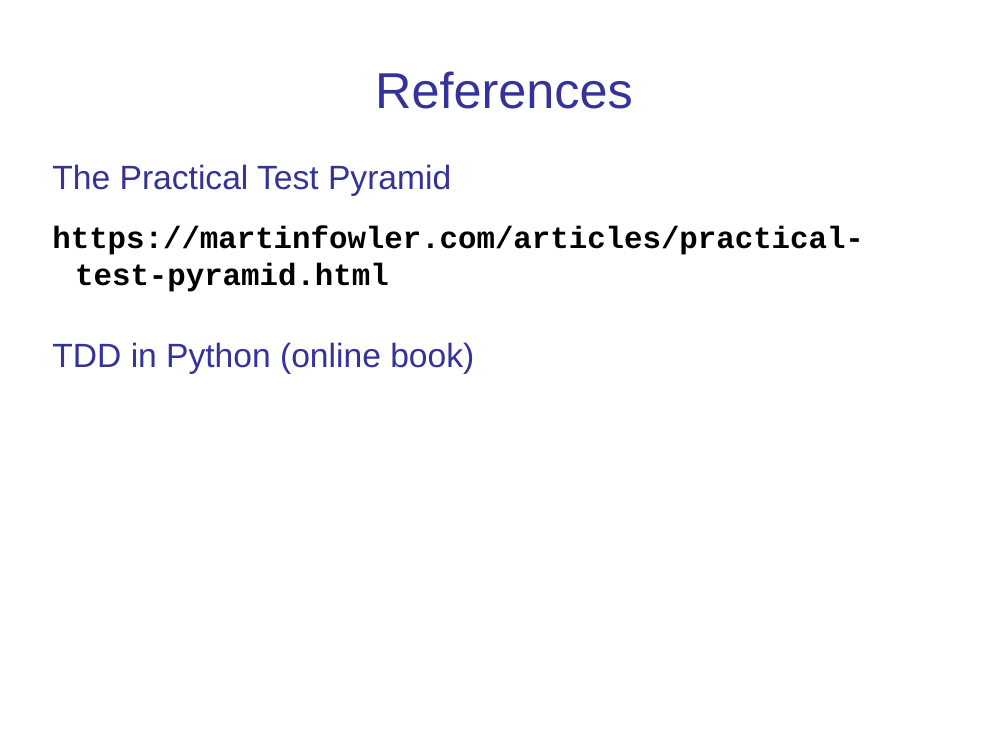
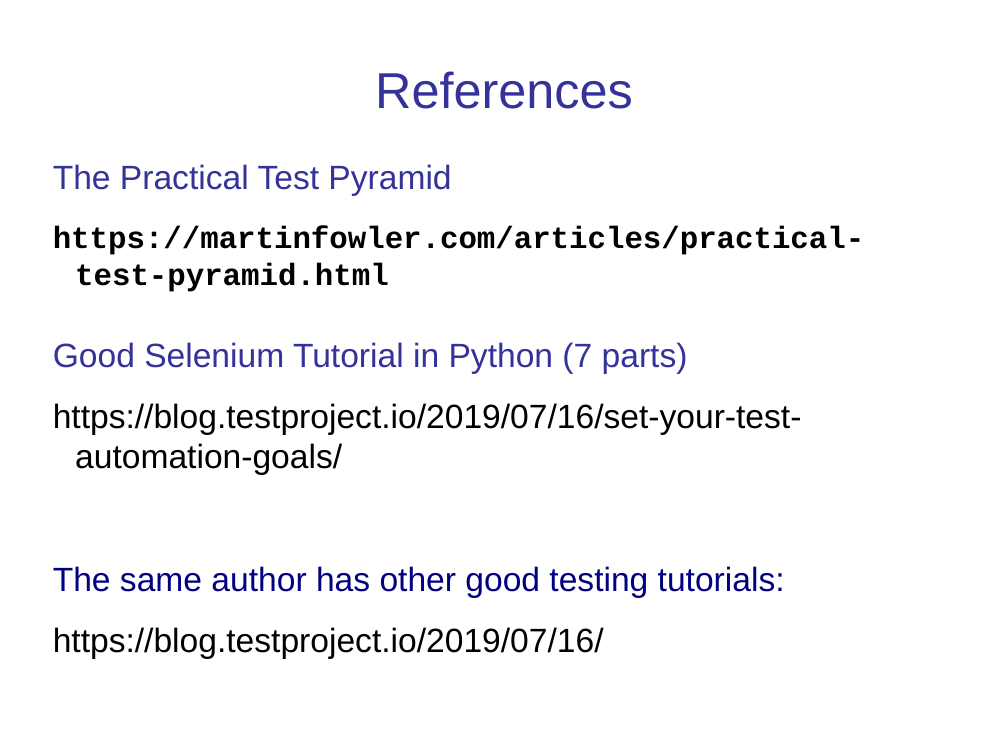
Before and after one commit to cpske/ISP, a slide deck: slide 20 of testing/WebTesting.ppt (slide 14 before the commit). Drawn at 1008x756 pixels with LibreOffice and Linux fonts; fonts in the diff are those of the drawing. Boxes give left, top, right and bottom in pixels: in the first picture for what was removed or moved away, otherwise in the second. Text is boxed around its words. In the diff, an @@ line names an element or a change of style, - is before the commit and + after.

Commit message:
Add E2E testing

```diff
--- a/testing/WebTesting.ppt
+++ b/testing/WebTesting.ppt
@@ text at [53, 342, 802, 659]: text changed; text colour #333399 to #000000 @@
-TDD in Python (online book)
+Good Selenium Tutorial in Python (7 parts)
+https://blog.testproject.io/2019/07/16/set-your-test-automation-goals/
+The same author has other good testing tutorials:
+https://blog.testproject.io/2019/07/16/
```
Also in this commit, not shown: 6 other slides changed, 9 slides added, 2 slides removed, 2 other files.
